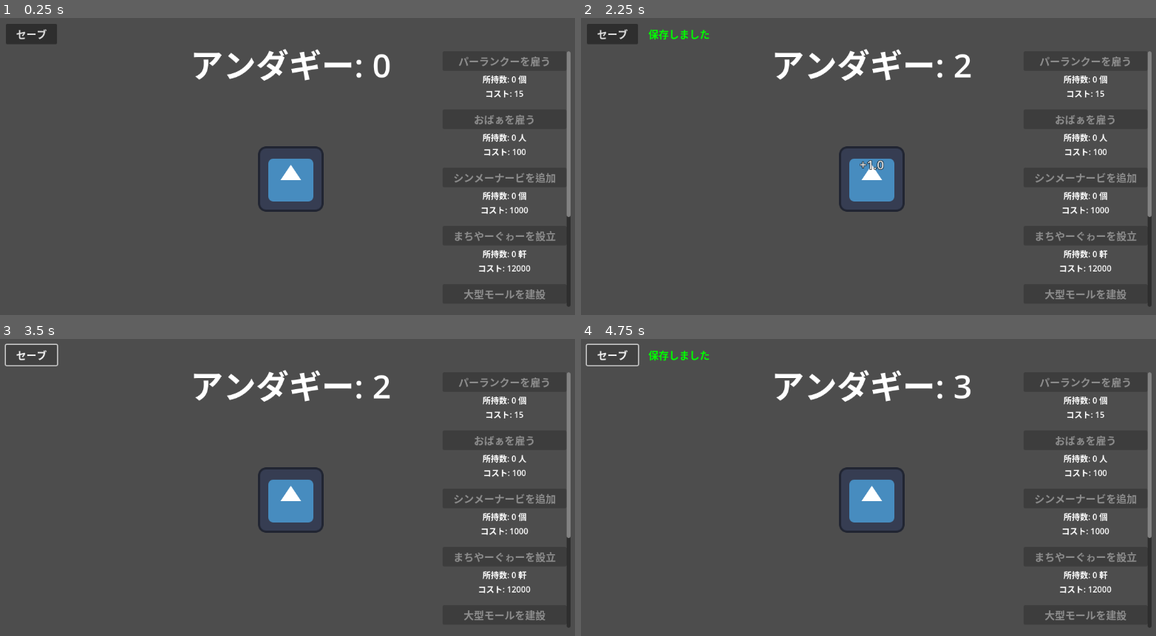
Above: before the commit, frames 1-4 (two rows, left to right).
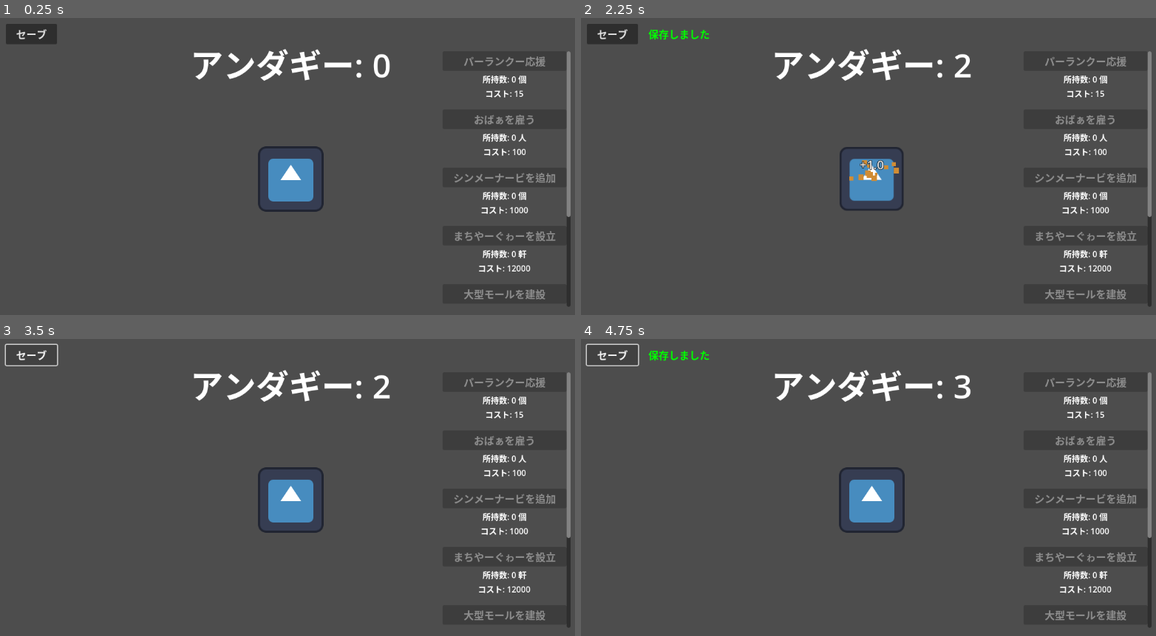
Above: after the commit, the same moments.

Repository: johnny-maa/sata-andagi-maker
Game: Godot game, scene res://Main.tscn
Same seed, same stepped clock (60 frames per second), same inputs: the game is played once before the commit and once after it. The engine's default icon, where the game draws it, is replaced by a stand-in: a white triangle on a blue panel in a dark square.
Inputs (mouse positions are in pixels of both pictures, inside the frame that each line leads up to):
- Up to frame 1 (0.25 s): no input
- Up to frame 2 (2.25 s): click (874, 178) at 0.5 s; click "セーブ" at 1.25 s; click (874, 178) at 2 s
- Up to frame 3 (3.5 s): click "セーブ" at 2.75 s
- Up to frame 4 (4.75 s): click (874, 499) at 3.5 s; click "セーブ" at 4.25 s

The runs differ from the first frame. In frame 1, 0.2% of the frame differs, in the area x 79-96%, y 12-17%; in frame 2, 0.6%, in the area x 44-96%, y 12-66%; in frame 3, 0.2%; in frame 4, 0.2%.

Commit message:
feat: 手触りの向上（クリック時のアニメーション、破片パーティクル、SEのピッチランダム化の追加）

Diff:
--- /dev/null
+++ b/CrumbParticles.gd
@@ -0,0 +1,9 @@
+extends CPUParticles2D
+
+func _ready() -> void:
+	emitting = true
+	var tween = create_tween()
+	tween.tween_interval(lifetime * 0.5)
+	tween.tween_property(self, "modulate:a", 0.0, lifetime * 0.5)
+	await tween.finished
+	queue_free()
--- /dev/null
+++ b/CrumbParticles.tscn
@@ -0,0 +1,19 @@
+[gd_scene load_steps=2 format=3 uid="uid://cxab1c2d3e4f5"]
+
+[ext_resource type="Script" path="res://CrumbParticles.gd" id="1_scr"]
+
+[node name="CrumbParticles" type="CPUParticles2D"]
+emitting = false
+amount = 12
+lifetime = 1.0
+one_shot = true
+explosiveness = 0.8
+direction = Vector2(0, -1)
+spread = 80.0
+gravity = Vector2(0, 800)
+initial_velocity_min = 200.0
+initial_velocity_max = 400.0
+scale_amount_min = 4.0
+scale_amount_max = 12.0
+color = Color(0.82, 0.55, 0.2, 1)
+script = ExtResource("1_scr")
--- a/Main.gd
+++ b/Main.gd
@@ -20,6 +20,11 @@
 
 @onready var count_label: Label = $CountLabel
 var floating_text_scene = preload("res://FloatingText.tscn")
+var crumb_particles_scene = preload("res://CrumbParticles.tscn")
+
+@onready var click_se: AudioStreamPlayer = $ClickSE
+@onready var buy_se: AudioStreamPlayer = $BuySE
+@onready var auto_produce_se: AudioStreamPlayer = $AutoProduceSE
 
 @onready var paranku_count_label: Label = $ShopScroll/ShopContainer/ParankuBox/ParankuCountLabel
 @onready var paranku_cost_label: Label = $ShopScroll/ShopContainer/ParankuBox/ParankuCostLabel
@@ -54,6 +59,11 @@
 	$AutoTimer.wait_time = 0.1 # More responsive UI updates
 	setup_golden_andagi_timer()
 	update_ui()
+
+func play_randomized_se(player: AudioStreamPlayer) -> void:
+	if is_instance_valid(player):
+		player.pitch_scale = randf_range(0.9, 1.1)
+		player.play()
 
 func _process(delta: float) -> void:
 	var multiplier = 7.0 if is_fever_mode else 1.0
@@ -66,14 +76,21 @@
 func _on_andagi_button_pressed() -> void:
 	var multiplier = 7.0 if is_fever_mode else 1.0
 	andagi_count += 1.0 * multiplier
+
 	var tween = create_tween()
 	$AndagiButton.scale = Vector2(0.9, 0.9)
-	tween.tween_property($AndagiButton, "scale", Vector2(1.0, 1.0), 0.1)
+	tween.tween_property($AndagiButton, "scale", Vector2(1.0, 1.0), 0.3).set_trans(Tween.TRANS_BOUNCE).set_ease(Tween.EASE_OUT)
 
 	var ft = floating_text_scene.instantiate()
 	ft.get_node("Label").text = "+" + str(1.0 * multiplier)
 	ft.global_position = get_global_mouse_position()
 	add_child(ft)
+
+	var crumbs = crumb_particles_scene.instantiate()
+	crumbs.global_position = get_global_mouse_position()
+	add_child(crumbs)
+
+	play_randomized_se(click_se)
 
 	update_ui()
 
@@ -82,6 +99,7 @@
 		andagi_count -= paranku_cost
 		paranku_count += 1
 		paranku_cost = int(round(paranku_cost * 1.15))
+		play_randomized_se(buy_se)
 		update_ui()
 
 func buy_obaa() -> void:
@@ -89,6 +107,7 @@
 		andagi_count -= obaa_cost
 		obaa_count += 1
 		obaa_cost = int(round(obaa_cost * 1.15))
+		play_randomized_se(buy_se)
 		update_ui()
 
 func buy_nabi() -> void:
@@ -96,6 +115,7 @@
 		andagi_count -= nabi_cost
 		nabi_count += 1
 		nabi_cost = int(round(nabi_cost * 1.15))
+		play_randomized_se(buy_se)
 		update_ui()
 
 func buy_shop() -> void:
@@ -103,6 +123,7 @@
 		andagi_count -= shop_cost
 		shop_count += 1
 		shop_cost = int(round(shop_cost * 1.15))
+		play_randomized_se(buy_se)
 		update_ui()
 
 func buy_mall() -> void:
@@ -110,6 +131,7 @@
 		andagi_count -= mall_cost
 		mall_count += 1
 		mall_cost = int(round(mall_cost * 1.15))
+		play_randomized_se(buy_se)
 		update_ui()
 
 func buy_gusuku() -> void:
@@ -117,6 +139,7 @@
 		andagi_count -= gusuku_cost
 		gusuku_count += 1
 		gusuku_cost = int(round(gusuku_cost * 1.15))
+		play_randomized_se(buy_se)
 		update_ui()
 
 func buy_fujinkai() -> void:
@@ -124,10 +147,14 @@
 		andagi_count -= fujinkai_cost
 		fujinkai_count += 1
 		fujinkai_cost = int(round(fujinkai_cost * 1.15))
+		play_randomized_se(buy_se)
 		update_ui()
 
 func _on_auto_timer_timeout() -> void:
 	update_ui()
+	var has_producer = paranku_count > 0 or obaa_count > 0 or nabi_count > 0 or shop_count > 0 or mall_count > 0 or gusuku_count > 0 or fujinkai_count > 0
+	if has_producer:
+		play_randomized_se(auto_produce_se)
 
 func update_ui() -> void:
 	count_label.text = "アンダギー: " + str(int(andagi_count))
--- a/Main.tscn
+++ b/Main.tscn
@@ -67,7 +67,7 @@
 [node name="HireParankuButton" type="Button" parent="ShopScroll/ShopContainer/ParankuBox"]
 layout_mode = 2
 theme_override_font_sizes/font_size = 20
-text = "パーランクーを雇う"
+text = "パーランクー応援"
 
 [node name="ParankuCountLabel" type="Label" parent="ShopScroll/ShopContainer/ParankuBox"]
 layout_mode = 2
@@ -223,6 +223,15 @@
 theme_override_colors/font_color = Color(0, 1, 0, 1)
 theme_override_font_sizes/font_size = 20
 text = "保存しました"
+
+[node name="ClickSE" type="AudioStreamPlayer" parent="."]
+max_polyphony = 5
+
+[node name="BuySE" type="AudioStreamPlayer" parent="."]
+max_polyphony = 5
+
+[node name="AutoProduceSE" type="AudioStreamPlayer" parent="."]
+max_polyphony = 5
 
 [connection signal="pressed" from="AndagiButton" to="." method="_on_andagi_button_pressed"]
 [connection signal="pressed" from="ShopScroll/ShopContainer/ParankuBox/HireParankuButton" to="." method="buy_paranku"]
Not shown, added: CrumbParticles.gd.uid
